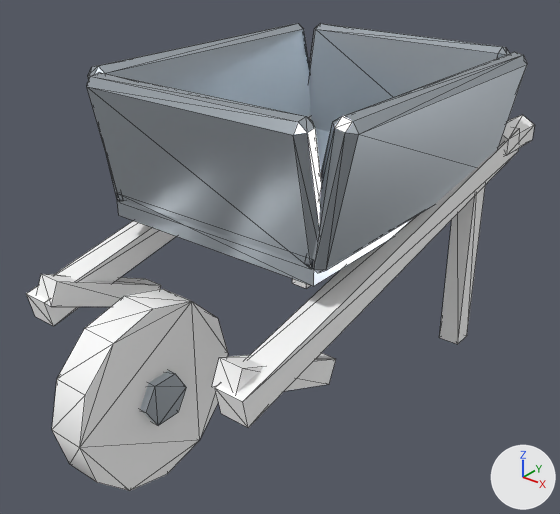
Before and after pictures for a commit that changed the glTF model public/models/wheelbarrow.glb.
Rendered twice from a 50 mm camera at (1.124, -1.49, 1.237) aimed at (0.005, -0.091, 0.37). Arrows for +X, +Y and +Z are at lower right; the lights stay in place. The older version comes first. Mesh edges are drawn as thin lines. Vertices at exactly the same position are counted once.

Names of what the first picture shows: 'Wheelbarrow'.
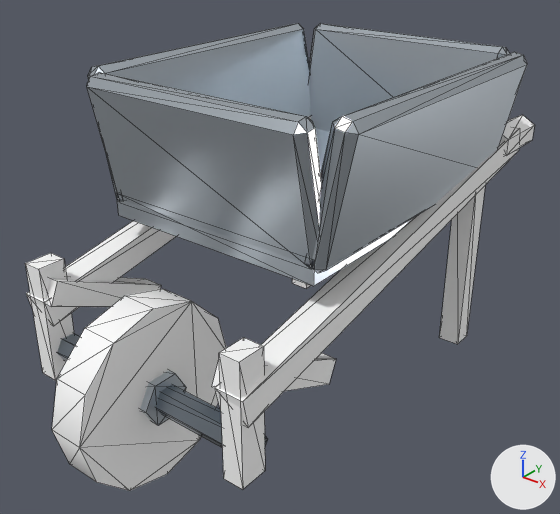
Where the newer file only moved an object's origin or applied its transform, the numbers keep the older frame.

The edits, one by one:
me_wheelbarrow is used by ob_wheelbarrow; location (0.0, 0.0, 0.0).
me_wheelbarrow had 212 vertices, 364 faces and spanned x -0.381..0.381, y -0.78..0.657, z 0.0..0.849.
me_wheelbarrow now has 240 vertices, 408 faces and spans x -0.381..0.381, y -0.78..0.657, z 0.0..0.849.
me_wheelbarrow part 1: a new loose piece, a 6-sided cylinder along x spanning x -0.32..0.32, y -0.595..-0.525, z 0.19..0.25, in mat_ftn_metal.
me_wheelbarrow part 2: a new loose piece, a box spanning x -0.325..-0.275, y -0.61..-0.54, z 0.15..0.45, in mat_ftn_prop.
me_wheelbarrow part 3: a new loose piece, a box spanning x 0.275..0.325, y -0.61..-0.54, z 0.15..0.45, in mat_ftn_prop.

What differs and where, as boxes [x1, y1, x2, y2] in the pictures (560 x 514 px):
'Wheelbarrow', reshaped: before [26, 24, 534, 491]; after [25, 24, 534, 491]
part 1 of me_wheelbarrow, added: after [57, 333, 267, 448]
part 2 of me_wheelbarrow, added: after [25, 253, 74, 380]
part 3 of me_wheelbarrow, added: after [219, 337, 265, 490]
